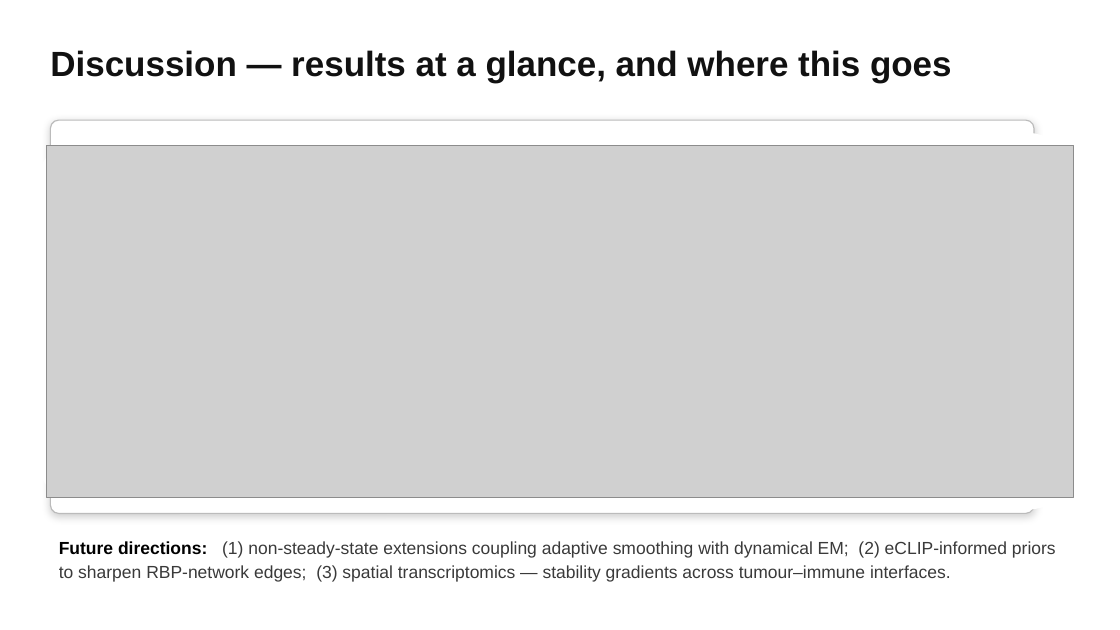
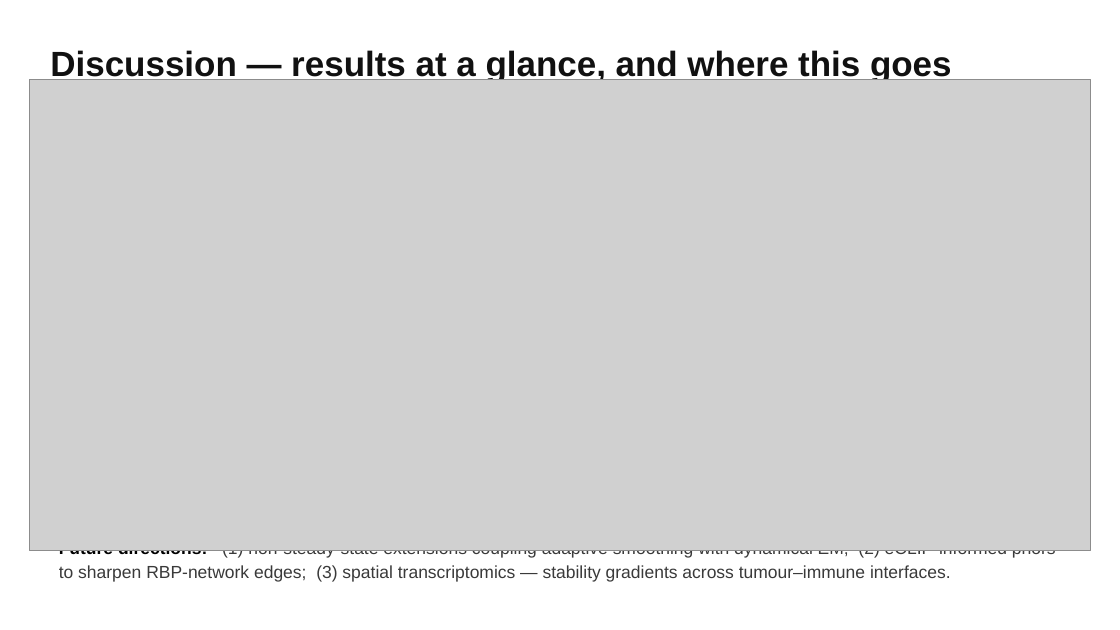
Before and after one commit to bryanc5864/scPTR, a slide deck: slide 23 of presentations/scPTR talk.pptx. Drawn at 1120x630 pixels with LibreOffice and Linux fonts; fonts in the diff are those of the drawing; grey boxes stand for pictures. Boxes give left, top, right and bottom in pixels: in the first picture for what was removed or moved away, otherwise in the second. Text is boxed around its words. In the diff, an @@ line names an element or a change of style, - is before the commit and + after.

Commit message:
Add discussion summary figure and update slide 23
Two-panel dark figure: left recap (5 key results with stats highlighted),
right future directions (3 numbered items: steady-state relaxation,
eCLIP RBP priors, spatial transcriptomics)

```diff
--- a/presentations/scPTR talk.pptx
+++ b/presentations/scPTR talk.pptx
@@ picture: place and size @@
-picture at [46, 145, 1074, 498]
+picture at [29, 79, 1091, 551]
@@ rounded rectangle removed at [34, 133, 1086, 511] @@
```
Also in this commit, not shown: 1 other file.
